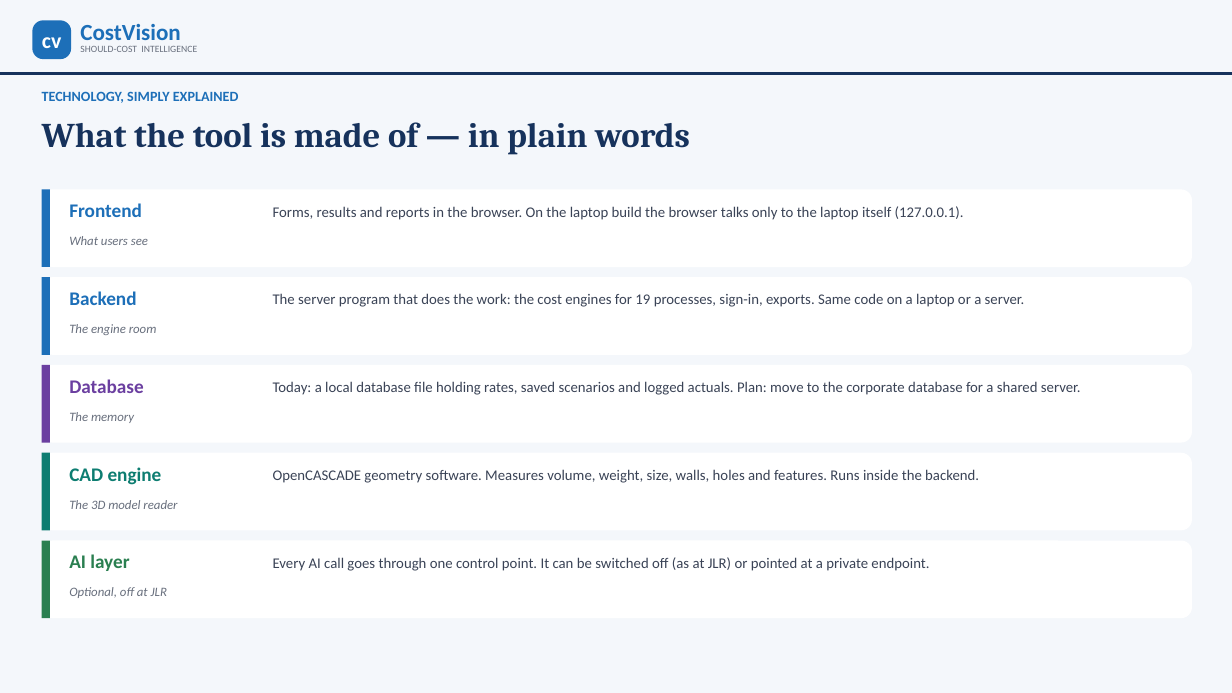
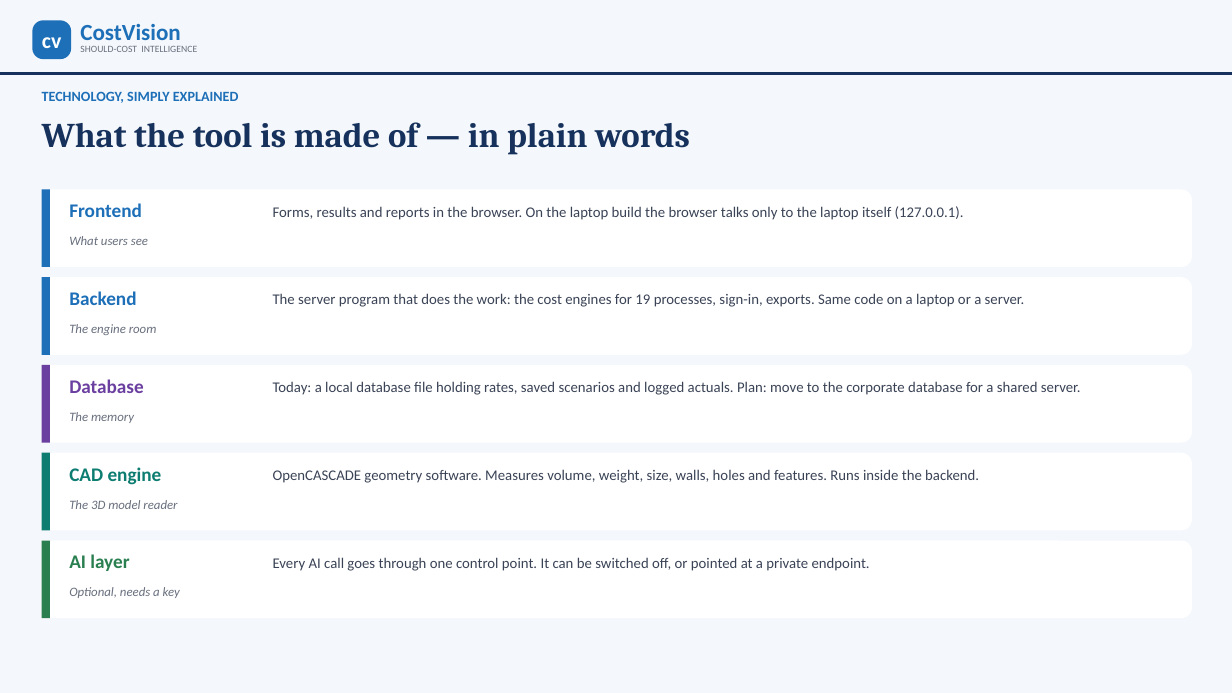
Before and after one commit to bhosaleavinash546/leamington-marathi, a slide deck: slide 6 of CostVision-Implementation-Blueprint.pptx. Drawn at 1232x693 pixels with LibreOffice and Linux fonts; fonts in the diff are those of the drawing. Boxes give left, top, right and bottom in pixels: in the first picture for what was removed or moved away, otherwise in the second. Text is boxed around its words. In the diff, an @@ line names an element or a change of style, - is before the commit and + after.

```diff
--- a/CostVision-Implementation-Blueprint.pptx
+++ b/CostVision-Implementation-Blueprint.pptx
@@ text at box(273, 557, 870, 571): text changed @@
-Every AI call goes through one control point. It can be switched off (as at JLR) or pointed at a private endpoint.
+Every AI call goes through one control point. It can be switched off, or pointed at a private endpoint.
@@ text at box(69, 587, 180, 598): text changed @@
-Optional, off at JLR
+Optional, needs a key
```
Also in this commit, not shown: 15 other slides changed, 18 other files.
